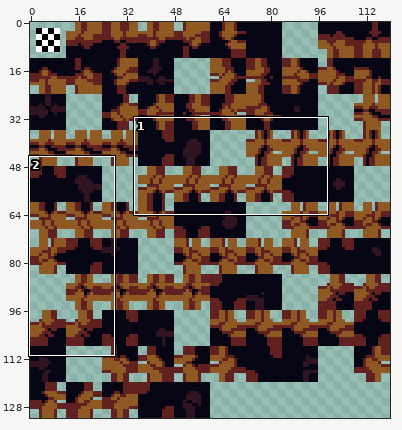
Sprite sheet: tilesets/ts_jungle_foreground_2/output_tileset.png. Above, an overview of the earlier version with the close-up marked.
Close-up. As it was:
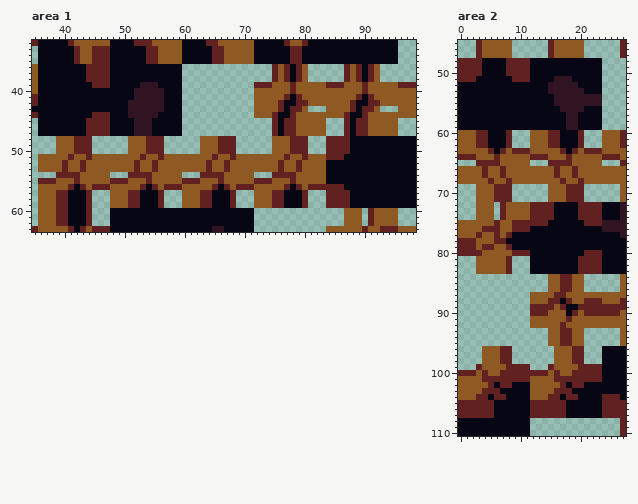
The file is 120x132 pixels. Shown: area 1: x 35..98, y 32..63; area 2: x 0..27, y 45..110.
After the commit:
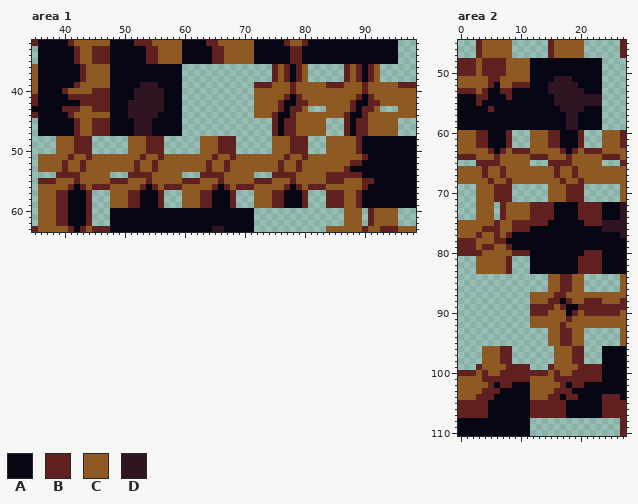
Palette (. is transparent): A #070614  B #612121  C #8e5922  D #311421
Difference:
--- area 1
@@ x 35..98 @@
 35 .AAAAAABCCBBBAAAAAABBCCCCAAAAABBCCCCCAAAAAABBAAAAAAAAAAAAAAAA...
-36 CAAAAAAAABBBBAAAAAAAAAAAA...............BCBABC......BCBABC......
-37 CAAAAAAAABBBBAAAAAAAAAAAA...............BCBABC......BCBABC......
-38 CAAAAAAAABBBBAAAAAAAAAAAA...............BCBABC......BCBABC......
-39 CAAAAAAAAABBBAAAAADDDAAAA............BBBCCCBCCCCCBBBCCCBCCCCCBBB
-40 CAAAAAAAAAAAAAAAADDDDDAAA............CCCCCCBCCCCCCCCCCCBCCCCCCCC
-41 BAAAAAAAAAAAAAAAADDDDDAAA............CCCCCBABCCCCCCCCCBABCCCCCCC
-42 BAAAAAAAAAAAAAAADDDDDDAAA............CCCCBAABBCCCCCCCBAABBCCCCCC
-43 AAAAAAAAAAAAAAAADDDDDDAAA............CCCCBABBC...CCCCBABBC...CCC
-44 BAAAAAAAAABBBAAADDDDDAAAA............CCCBAABCCCCCCCCBAABCCCCCCCC
-45 .AAAAAAAABBBBAAAADDDAAAAA...............BABBCCCCC...BABBCCCCC...
-46 .AAAAAAAABBBBAAAADDDAAAAA...............BABBCCCCC...BABBCCCCC...
-47 .AAAAAAAABBBBAAAADDDAAAAA...............BABBCCCCC...BABBCCCCC...
-48 ....CCCBBB......CCCBBB......CCCBBB......CCCBBB...BBBBAAAAAAAAAAA
-49 ....CCCBBB......CCCBBB......CCCBBB......CCCBBB...BBBBAAAAAAAAAAA
-50 ....CCCBBB......CCCBBB......CCCBBB......CCCBBB...BBBBAAAAAAAAAAA
-51 .CCCCCBCCBCCCCCCCCBCCBCCCCCCCCBCCBCCCCCCCCBCCBCCCBBBAAAAAAAAAAAA
-52 .CCCCBCCBCCCCCCCCBCCBCCCCCCCCBCCBCCCCCCCCBCCBCCCCAAAAAAAAAAAAAAA
-53 .CCCCBCCBCCCCCCCCBCCBCCCCCCCCBCCBCCCCCCCCBCCBCCCCAAAAAAAAAAAAAAA
-54 ....BBBBCCCCC...BBBBCCCCC...BBBBCCCCC...BBBBCCCCCAAAAAAAAAAAAAAA
-55 .BBBCCCBCCCCCBBBCCCBCCCCCBBBCCCBCCCCCBBBCCCBCCCCCAAAAAAAAAAAAAAA
-56 .CCCCCBABCBBBCCCCCBABCBBBCCCCCBABCBBBCCCCCBABCBBBBBBAAAAAAAAAAAA
-57 .CCCBBAAAB...CCCBBAAAB...CCCBBAAAB...CCCBBAAAB...BBBBAAAAAAAAAAA
-58 .CCCBBAAAB...CCCBBAAAB...CCCBBAAAB...CCCBBAAAB...BBBBAAAAAAAAAAA
-59 .CCCBBAAAB...CCCBBAAAB...CCCBBAAAB...CCCBBAAAB...BBBBAAAAAAAAAAA
+36 CAAAAAAABCCCCAAAAAAAAAAAA...............BCBABC......BCBABC......
+37 CAAAAAAABCCCCAAAAAAAAAAAA...............BCBABC......BCBABC......
+38 CAAAAAAABCCCCAAAAAAAAAAAA...............BCBABC......BCBABC......
+39 CAAAAAABCCCCCAAAAADDDAAAA............BBBCCCBCCCCCBBBCCCBCCCCCBBB
+40 CAAAABCCCCBBBAAAADDDDDAAA............CCCCCCBCCCCCCCCCCCBCCCCCCCC
+41 BAAAAABBBBBBBAAAADDDDDAAA............CCCCCBABCCCCCCCCCBABCCCCCCC
+42 BAAAAAAABBBBBAAADDDDDDAAA............CCCCBAABBCCCCCCCBAABBCCCCCC
+43 AAAAABBBCCBBBAAADDDDDDAAA............CCCCBABBC...CCCCBABBC...CCC
+44 BAAAAABCCCCCCAAADDDDDAAAA............CCCBAABCCCCCCCCBAABCCCCCCCC
+45 .AAAAAABCCBBBAAAADDDAAAAA...............BABBCCCCC...BABBCCCCC...
+46 .AAAAAABCCBBBAAAADDDAAAAA...............BABBCCCCC...BABBCCCCC...
+47 .AAAAAABCCBBBAAAADDDAAAAA...............BABBCCCCC...BABBCCCCC...
+48 ....CCCBBB......CCCBBB......CCCBBB......CCCBBB...CCCCCBAAAAAAAAA
+49 ....CCCBBB......CCCBBB......CCCBBB......CCCBBB...CCCCCBAAAAAAAAA
+50 ....CCCBBB......CCCBBB......CCCBBB......CCCBBB...CCCCCBAAAAAAAAA
+51 .CCCCCBCCBCCCCCCCCBCCBCCCCCCCCBCCBCCCCCCCCBCCBCCCCCCCCCBAAAAAAAA
+52 .CCCCBCCBCCCCCCCCBCCBCCCCCCCCBCCBCCCCCCCCBCCBCCCCCCCCBBAAAAAAAAA
+53 .CCCCBCCBCCCCCCCCBCCBCCCCCCCCBCCBCCCCCCCCBCCBCCCCCCCBAAAAAAAAAAA
+54 ....BBBBCCCCC...BBBBCCCCC...BBBBCCCCC...BBBBCCCCCBBBBBBAAAAAAAAA
+55 .BBBCCCBCCCCCBBBCCCBCCCCCBBBCCCBCCCCCBBBCCCBCCCCCBBBCCCBBAAAAAAA
+56 .CCCCCBABCBBBCCCCCBABCBBBCCCCCBABCBBBCCCCCBABCBBBCCCCCCBAAAAAAAA
+57 .CCCBBAAAB...CCCBBAAAB...CCCBBAAAB...CCCBBAAAB...BBBCCBAAAAAAAAA
+58 .CCCBBAAAB...CCCBBAAAB...CCCBBAAAB...CCCBBAAAB...BBBCCBAAAAAAAAA
+59 .CCCBBAAAB...CCCBBAAAB...CCCBBAAAB...CCCBBAAAB...BBBCCBAAAAAAAAA
 60 .CCCBBAAAB...AAAAAAAAAAAAAAAAAAAAAAAA...............CCC.BCCCC...
--- area 2
@@ x 0..13 @@
  47 ...BCCCCC.....
- 48 BBBBAAAABBBBAA
- 49 BBBBAAAABBBBAA
- 50 BBBBAAAABBBBAA
- 51 BBBAAAAAABBBAA
- 52 AAAAAAAAAAAAAA
- 53 AAAAAAAAAAAAAA
- 54 AAAAAAAAAAAAAA
- 55 AAAAAAAAAAAAAA
- 56 AAAAAAAAAAAAAA
+ 48 BBBCBBBBCCCCAA
+ 49 BBBCBBBBCCCCAA
+ 50 BBBCBBBBCCCCAA
+ 51 CCCCCBBCCCCCAA
+ 52 CCCCCBACCBBBAA
+ 53 BBBCBAABBAAAAA
+ 54 AAABBAAABAAAAA
+ 55 AAABAAAAAAAAAA
+ 56 AAAAABAAAAAAAA
  57 AAAAAAAAAAAAAA
@@ x 3..9 @@
 103 CBBBAAA
-104 BBABBAA
-105 BBBAAAA
-106 BBBAAAA
-107 BBBAAAA
+104 BBBAAAA
+105 BBAAAAA
+106 BBAAAAA
+107 BBAAAAA
 108 AAAAAAA
